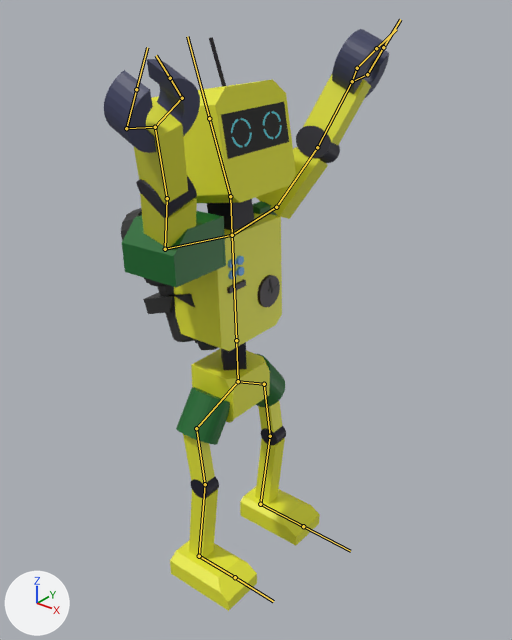
A saved change to the FBX model Prototype/Assets/Master/Models/MEBIZO.fbx.
The view is the same before and after, from a camera (50 mm lens) standing at (8.68, -10.23, 12.55) and looking at (0.2, 0.36, 5.98). Every picture has the same lights, and +X, +Y and +Z are marked at lower left. Both versions are drawn at frame 132 of the action 'Armature|ArmatureAction'; the numbers are the values there. The bones that bend it are drawn over the model as lines.

Names of what the first picture shows: 'mebizo'.
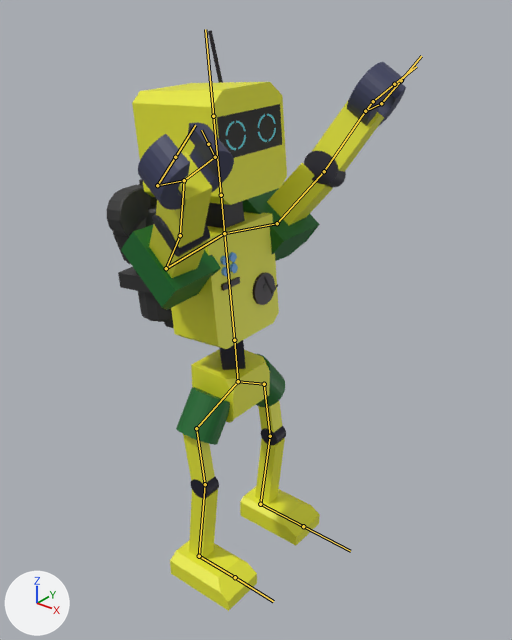
The edits, one by one:
Bone 'HIp' (bone_hip) turns from (0, 0, 2) to (0, 0, 5) degrees about its own x, y and z.
Bone 'Head' (bone_head) turns from (0, 0, 17) to (0, 0, 0) degrees about its own x, y and z.
Bone 'Shoulder.R' (bone_shoulder_r) turns from (0, 0, 0) to (18, 135, 19) degrees about its own x, y and z.
Bone 'UpperArm.R' (bone_upperarm_r) turns from (41, 13, 152) to (0, 0, 0) degrees about its own x, y and z.
Bone 'Shoulder.L' (bone_shoulder_l) turns from (0, 0, 0) to (-7, -138, -9) degrees about its own x, y and z.
Bone 'UpperArm.L' (bone_upperarm_l) turns from (-43, -6, 150) to (0, 0, 0) degrees about its own x, y and z.

Changed parts and their boxes [x1, y1, x2, y2] in the pictures (512 x 640 px):
'mebizo', posed
    before: [104, 29, 389, 611]
    after: [107, 30, 406, 611]
bone 'HIp', root to tip
    before: (238, 381) to (236, 340)
    after: (238, 381) to (234, 340)
bone 'Head', root to tip
    before: (230, 196) to (209, 118)
    after: (221, 195) to (213, 116)
bone 'Shoulder.R', root to tip
    before: (232, 235) to (165, 249)
    after: (224, 233) to (166, 268)
bone 'UpperArm.R', root to tip
    before: (165, 249) to (167, 198)
    after: (166, 268) to (180, 235)
bone 'Shoulder.L', root to tip
    before: (232, 235) to (276, 207)
    after: (224, 233) to (277, 223)
bone 'UpperArm.L', root to tip
    before: (276, 207) to (317, 147)
    after: (277, 223) to (324, 171)
